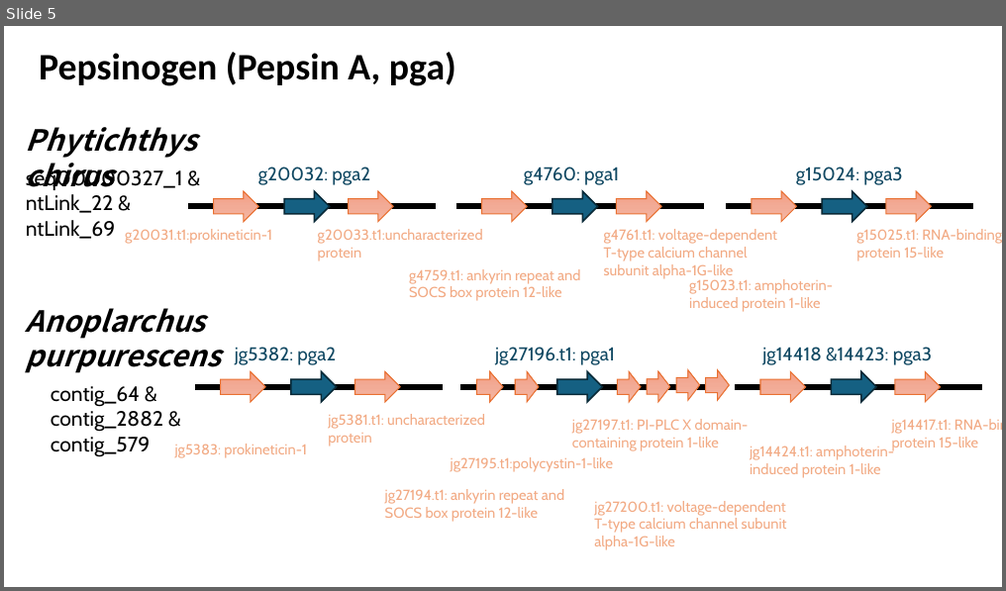
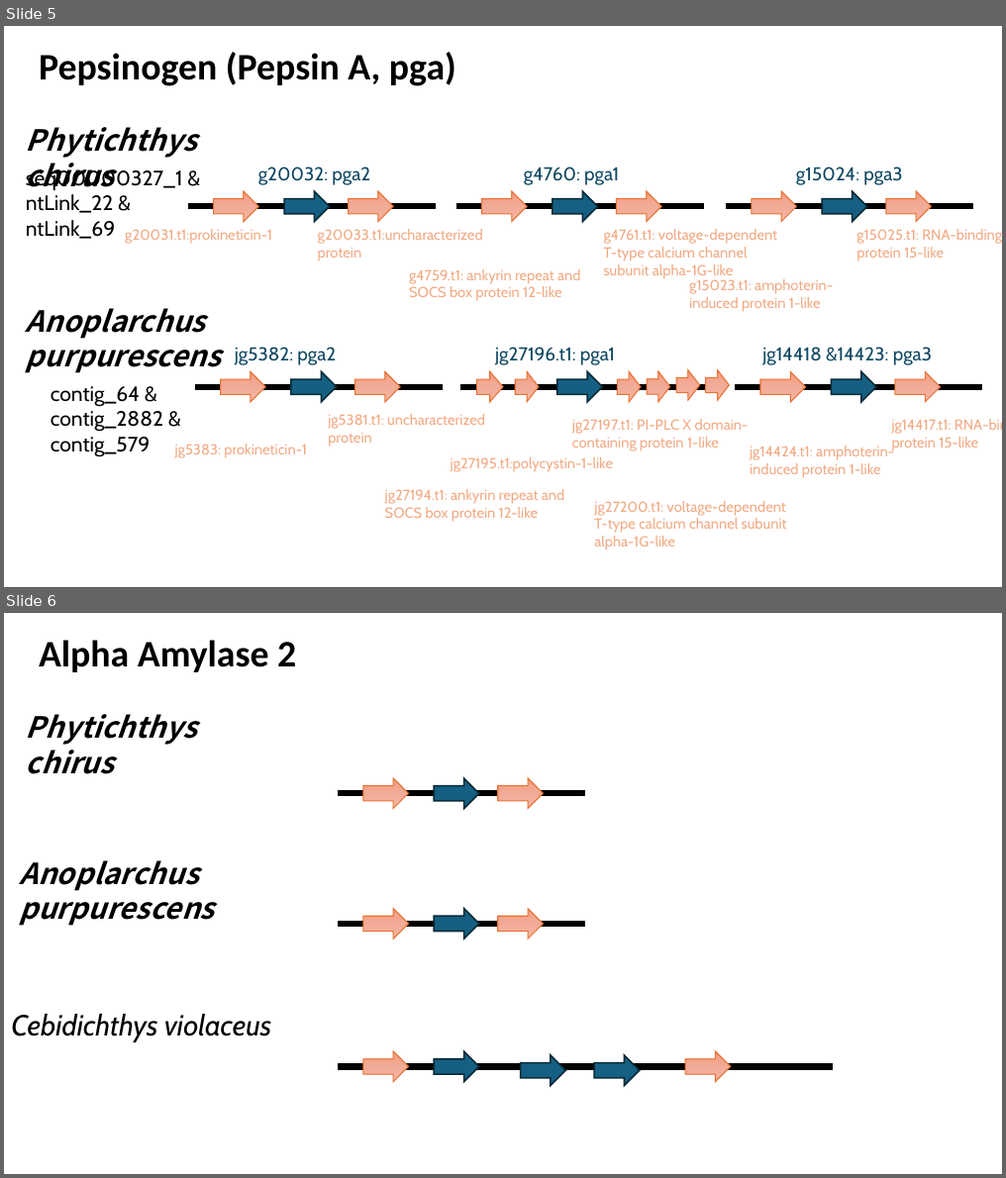
Before and after one commit to jyw-atgithub/fish-genome, a slide deck: synteny.pptx. Shown one above the other, each under a label of ours: slide 5 before the commit, slides 5 and 6 after it. The pictures are 1006x591 and 1006x1178 pixels, drawn with LibreOffice and Linux fonts; fonts in the diff are those of the drawing. Boxes give left, top, right and bottom in pixels: in the first picture for what was removed or moved away, otherwise in the second. Text is boxed around its words. In the diff, an @@ line names an element or a change of style, - is before the commit and + after.

```diff
--- a/synteny.pptx
+++ b/synteny.pptx
@@ slide 6 added at (4,613,1002,1174), background #FFFFFF @@
@@ text added at (39,640,296,672), 36 pt, text #000000, bold @@
+Alpha Amylase 2
@@ text added at (26,714,197,774), 28 pt, text #000000, bold, italic @@
+Phytichthys chirus
@@ left arrow added at (363,778,408,808), fill gradient #F5B8A5 to #F2AB96 to #F59E82, outline #E97132 1 pt @@
@@ left arrow added at (434,778,478,808), fill #156082, outline #092A39 1.5 pt @@
@@ left arrow added at (498,778,543,808), fill gradient #F5B8A5 to #F2AB96 to #F59E82, outline #E97132 1 pt @@
@@ line added from (338, 793) to (585, 793), #000000 6 pt @@
@@ text added at (19,861,214,926), 28 pt, text #000000, bold, italic @@
+Anoplarchus purpurescens
@@ left arrow added at (363,909,408,939), fill gradient #F5B8A5 to #F2AB96 to #F59E82, outline #E97132 1 pt @@
@@ left arrow added at (434,909,478,939), fill #156082, outline #092A39 1.5 pt @@
@@ left arrow added at (498,909,543,939), fill gradient #F5B8A5 to #F2AB96 to #F59E82, outline #E97132 1 pt @@
@@ line added from (338, 924) to (585, 924), #000000 6 pt @@
@@ text added at (11,1014,271,1043), 28 pt, text #000000, italic @@
+Cebidichthys violaceus
@@ left arrow added at (363,1052,408,1081), fill gradient #F5B8A5 to #F2AB96 to #F59E82, outline #E97132 1 pt @@
@@ left arrow added at (434,1052,478,1081), fill #156082, outline #092A39 1.5 pt @@
@@ left arrow added at (521,1056,565,1085), fill #156082, outline #092A39 1.5 pt @@
@@ left arrow added at (595,1056,640,1085), fill #156082, outline #092A39 1.5 pt @@
@@ left arrow added at (685,1052,731,1081), fill gradient #F5B8A5 to #F2AB96 to #F59E82, outline #E97132 1 pt @@
@@ line added from (338, 1066) to (834, 1066), #000000 6 pt @@
```
Also in this commit, not shown: 4 other slides added, 4 other files.
